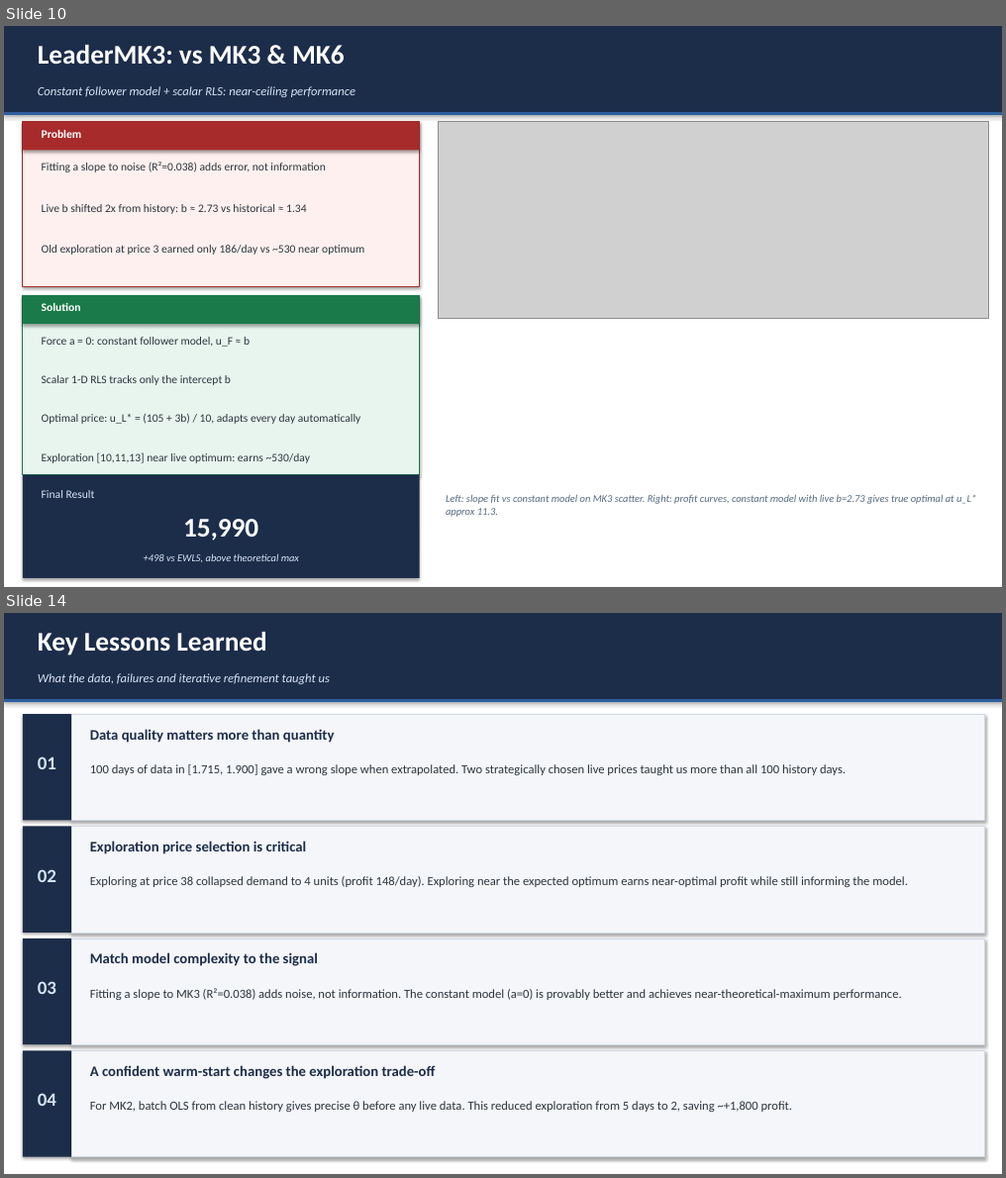
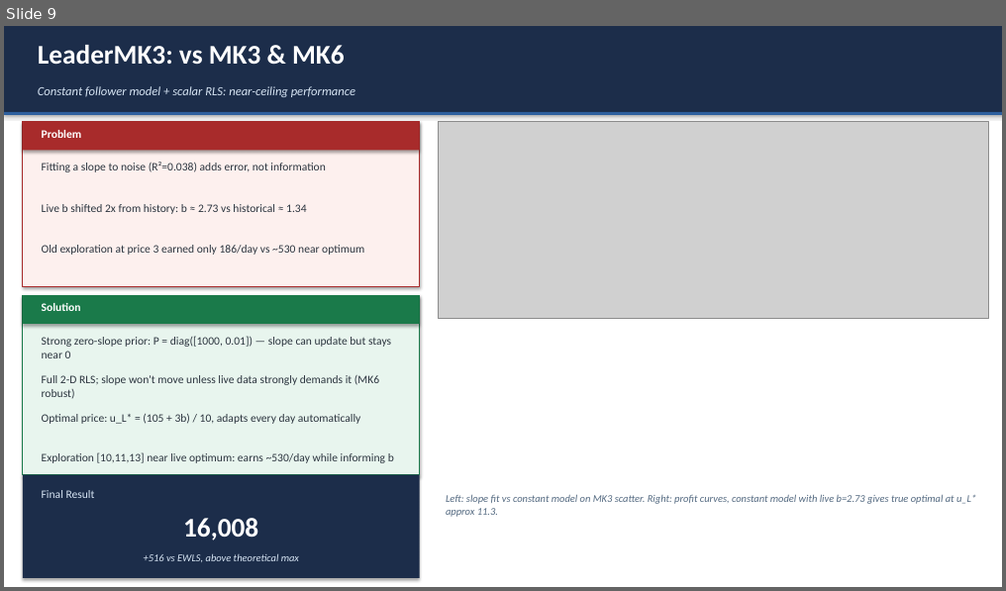
Before and after one commit to srojastunjano/CGT-Project, a slide deck: Group7_Presentation.pptx. Shown one above the other, each under a label of ours: slides 10 and 14 before the commit, slide 9 after it; the slides between them are not shown. The pictures are 1006x1178 and 1006x591 pixels, drawn with LibreOffice and Linux fonts; fonts in the diff are those of the drawing; grey boxes stand for pictures. Boxes give left, top, right and bottom in pixels: in the first picture for what was removed or moved away, otherwise in the second. Text is boxed around its words. In the diff, an @@ line names an element or a change of style, - is before the commit and + after.

```diff
--- a/Group7_Presentation.pptx
+++ b/Group7_Presentation.pptx
@@ slide 14 removed at bbox=[4, 613, 1002, 1174], background #FFFFFF @@
@@ rectangle removed at bbox=[4, 613, 1002, 1174] @@
@@ rectangle removed at bbox=[4, 613, 1002, 699] @@
@@ text removed at bbox=[38, 632, 266, 656] @@
-Key Lessons Learned
@@ rectangle removed at bbox=[4, 699, 1002, 702] @@
@@ text removed at bbox=[38, 673, 330, 684] @@
-What the data, failures and iterative refinement taught us
@@ rectangle removed at bbox=[23, 714, 71, 820] @@
@@ rectangle removed at bbox=[71, 714, 985, 820] @@
@@ text removed at bbox=[90, 729, 335, 743] @@
-Data quality matters more than quantity
@@ text removed at bbox=[38, 757, 56, 769] @@
-01
@@ text removed at bbox=[90, 764, 846, 775] @@
-100 days of data in [1.715, 1.900] gave a wrong slope when extrapolated. Two strategically chosen live prices taught us more than all 100 history days.
@@ rectangle removed at bbox=[23, 827, 71, 933] @@
@@ rectangle removed at bbox=[71, 827, 985, 933] @@
@@ text removed at bbox=[90, 841, 307, 855] @@
-Exploration price selection is critical
@@ text removed at bbox=[38, 869, 56, 882] @@
-02
@@ text removed at bbox=[90, 876, 908, 887] @@
-Exploring at price 38 collapsed demand to 4 units (profit 148/day). Exploring near the expected optimum earns near-optimal profit while still informing the model.
@@ rectangle removed at bbox=[23, 939, 71, 1045] @@
@@ rectangle removed at bbox=[71, 939, 985, 1045] @@
@@ text removed at bbox=[90, 953, 318, 966] @@
-Match model complexity to the signal
@@ text removed at bbox=[38, 981, 56, 994] @@
-03
@@ text removed at bbox=[90, 988, 901, 1000] @@
-Fitting a slope to MK3 (R²=0.038) adds noise, not information. The constant model (a=0) is provably better and achieves near-theoretical-maximum performance.
@@ rectangle removed at bbox=[23, 1051, 71, 1157] @@
@@ rectangle removed at bbox=[71, 1051, 985, 1157] @@
@@ text removed at bbox=[90, 1065, 436, 1079] @@
-A confident warm-start changes the exploration trade-off
@@ text removed at bbox=[38, 1093, 56, 1106] @@
-04
@@ text removed at bbox=[90, 1101, 792, 1112] @@
-For MK2, batch OLS from clean history gives precise θ before any live data. This reduced exploration from 5 days to 2, saving ~+1,800 profit.
@@ what was slide 10 is now slide 9 @@
@@ slide 9 changed as well @@
@@ text at bbox=[42, 336, 391, 359]: text changed @@
-Force a = 0: constant follower model, u_F ≈ b
+Strong zero-slope prior: P = diag([1000, 0.01]) — slope can update but stays near 0
@@ text at bbox=[42, 375, 379, 398]: text changed @@
-Scalar 1-D RLS tracks only the intercept b
+Full 2-D RLS; slope won't move unless live data strongly demands it (MK6 robust)
@@ text at bbox=[42, 453, 394, 464]: text changed @@
-Exploration [10,11,13] near live optimum: earns ~530/day
+Exploration [10,11,13] near live optimum: earns ~530/day while informing b
@@ text at bbox=[183, 518, 258, 541]: text changed @@
-15,990
+16,008
@@ text at bbox=[144, 555, 299, 563]: text changed @@
-+498 vs EWLS, above theoretical max
++516 vs EWLS, above theoretical max
```
Also in this commit, not shown: 8 other slides changed, 2 slides added, 3 other slides removed, 2 other files.
